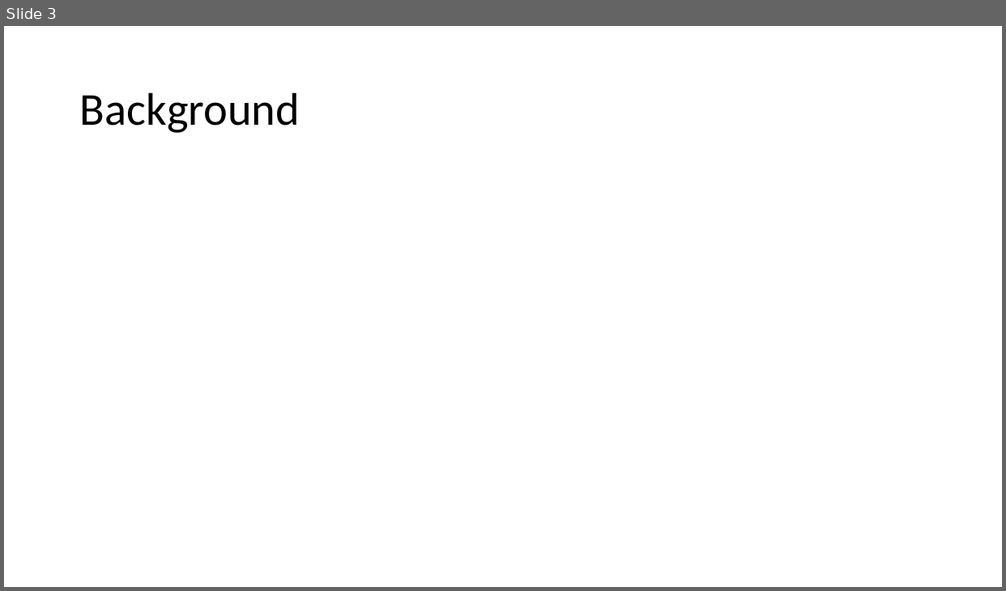
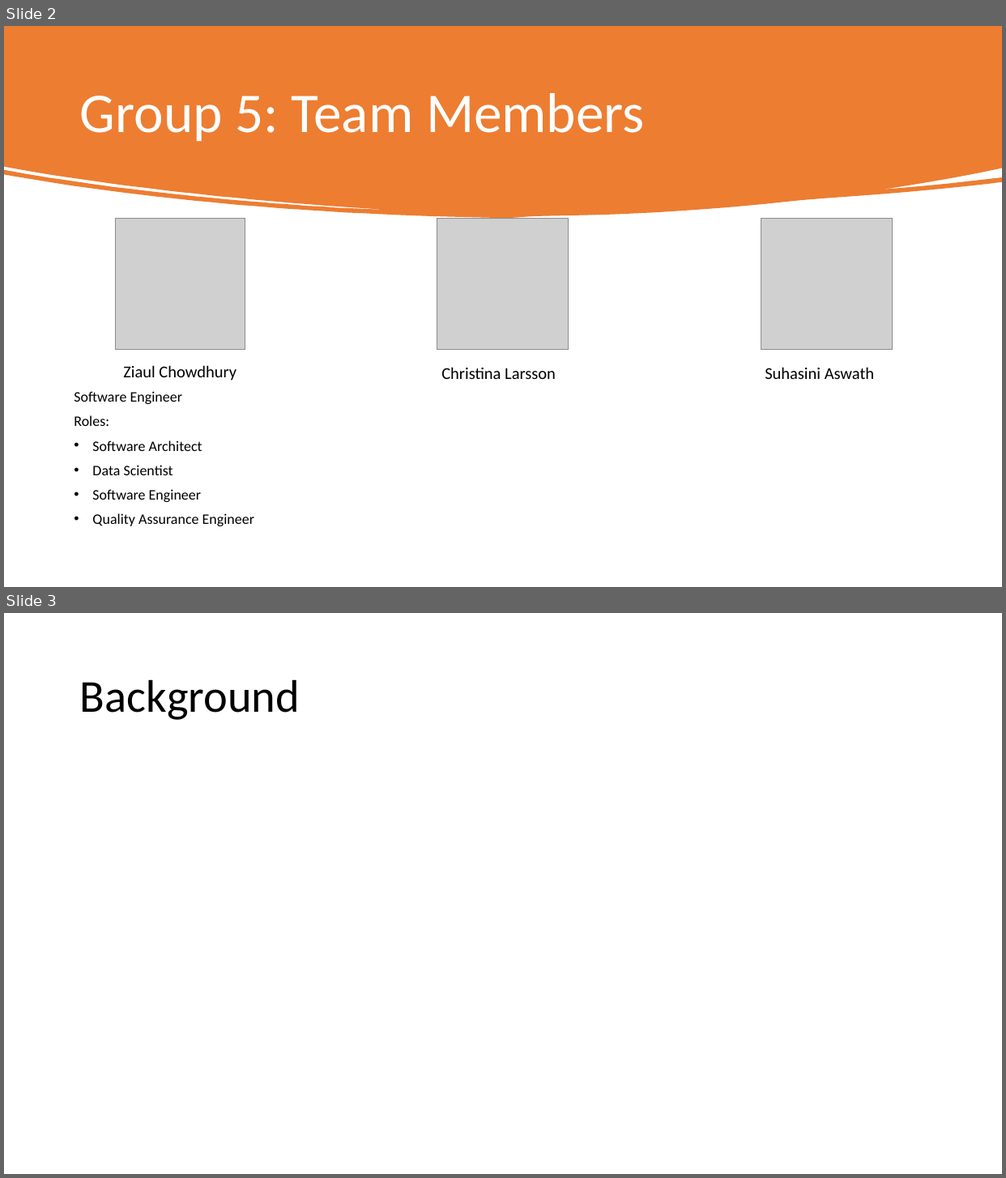
Before and after one commit to ziaulchowdhury/train-delay-prediction-system, a slide deck: documentation/ML_Project.pptx. Shown one above the other, each under a label of ours: slide 3 before the commit, slides 2 and 3 after it. The pictures are 1006x591 and 1006x1178 pixels, drawn with LibreOffice and Linux fonts; fonts in the diff are those of the drawing; grey boxes stand for pictures. Boxes give left, top, right and bottom in pixels: in the first picture for what was removed or moved away, otherwise in the second. Text is boxed around its words. In the diff, an @@ line names an element or a change of style, - is before the commit and + after.

```diff
--- a/documentation/ML_Project.pptx
+++ b/documentation/ML_Project.pptx
@@ slide 2 added at [4,26,1002,587], background #FFFFFF @@
@@ freeform shape added at [4,26,1002,219], fill #ED7D31 @@
@@ title added at [80,93,645,141], 54 pt, text #FFFFFF @@
+Group 5: Team Members
@@ picture added at [115,219,245,350] @@
@@ picture added at [437,219,569,350] @@
@@ picture added at [761,219,893,350] @@
@@ text added at [67,361,294,543], outline #FFFFFF 0.75 pt, 14 pt, text #000000 @@
+Ziaul Chowdhury
+Software Engineer
+Roles:
+• Software Architect
+• Data Scientist
+• Software Engineer
+• Quality Assurance Engineer
@@ rectangle added at [385,361,612,543], outline #FFFFFF 0.75 pt, 16 pt, text #000000 @@
+Christina Larsson
@@ rectangle added at [706,361,933,543], outline #FFFFFF 0.75 pt, 16 pt, text #000000 @@
+Suhasini Aswath
```
Also in this commit, not shown: 3 slides changed, 5 other slides added, 6 slides removed.
